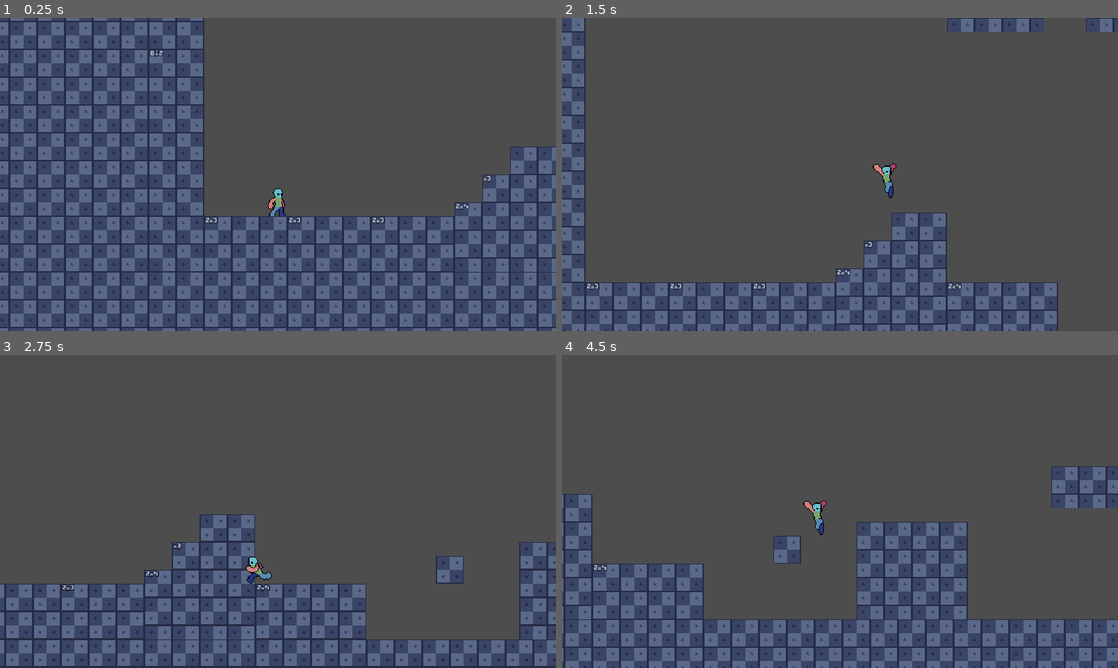
Above: before the commit, frames 1-4 (two rows, left to right).
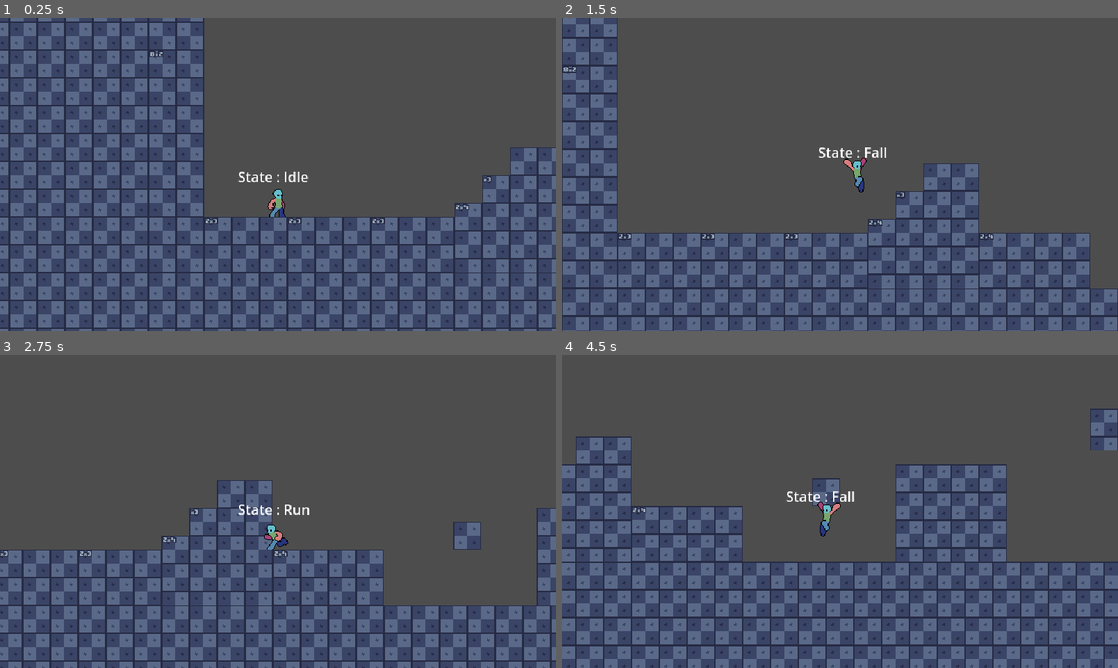
Above: after the commit, the same moments.

Repository: MattDev97/ProjectDelivery
Game: Godot game, scene res://Main.tscn
Two runs of this game, one before a commit and one after it. Both use one fixed random seed, a clock stepped at 60 frames per second and the inputs below.
Inputs:
- Up to frame 1 (0.25 s): no input
- Up to frame 2 (1.5 s): hold D (move_right) from 0.53 s (still down); tap Space (jump) at 0.6, 0.77, 1.07, 1.35 s
- Up to frame 3 (2.75 s): tap Space (jump) at 1.52, 1.82, 2.1 s; release D (move_right) at 2.03 s; hold A (move_left) from 2.03 s (still down)
- Up to frame 4 (4.5 s): release A (move_left) at 2.78 s; hold D (move_right) 2.78-4.28 s; tap Space (jump) at 2.85, 3.02, 3.32, 3.6, 3.77, 4.07, 4.35 s; hold A (move_left) from 4.28 s (still down)

The runs differ from the first frame. In frame 1, 7.0% of the frame differs, in the area x 0-100%, y 0-100%; in frame 2, 34%; in frame 3, 29%; in frame 4, 47%, in the area x 0-100%, y 17-100%.

Commit message:
Reorganized states to Idle, Jump, Run, Fall.  Starting on attack state

Diff:
--- a/scenes/components/advanced_jump_component.gd
+++ b/scenes/components/advanced_jump_component.gd
@@ -12,14 +12,9 @@
 var is_jumping: bool = false
 var last_frame_on_floor: bool = false
 
-func has_just_landed(body: CharacterBody2D) -> bool:
-	return body.is_on_floor() and not last_frame_on_floor and is_jumping
-
 func is_allowed_to_jump(body: CharacterBody2D, want_to_jump: bool) -> bool:
 	return want_to_jump and (
 			(body.is_on_floor() or not coyote_timer.is_stopped())
-				and
-			body.get_node("CharacterStateMachine").check_if_can_jump()
 		)
 
 func has_just_stepped_off_ledge(body: CharacterBody2D) -> bool:
--- a/scenes/components/advanced_jump_component.tscn
+++ b/scenes/components/advanced_jump_component.tscn
@@ -8,9 +8,9 @@
 coyote_timer = NodePath("CoyoteTimer")
 
 [node name="JumpBufferTimer" type="Timer" parent="."]
-wait_time = 0.105
+wait_time = 0.059000000000000004
 one_shot = true
 
 [node name="CoyoteTimer" type="Timer" parent="."]
-wait_time = 0.103
+wait_time = 0.077
 one_shot = true
--- a/scenes/components/animation_component.gd
+++ b/scenes/components/animation_component.gd
@@ -18,6 +18,9 @@
 	else:
 		sprite.play('idle')
 
+func play_jump_animation() -> void:
+	sprite.play('jump')
+
 func handle_jump_animation(is_jumping: bool, is_falling: bool) -> void:
 	if is_jumping:
 		sprite.play('jump')
--- a/scenes/components/movement_component.gd
+++ b/scenes/components/movement_component.gd
@@ -7,7 +7,6 @@
 @export var ground_decel_speed: float = 70.0
 @export var air_accel_speed: float = 50.0
 @export var air_decel_speed: float = 45.0
-
 
 func handle_horizontal_movement(body: CharacterBody2D, direction: float) -> void:
 
--- a/scenes/player/Player.tscn
+++ b/scenes/player/Player.tscn
@@ -1,10 +1,12 @@
-[gd_scene load_steps=50 format=3 uid="uid://rv0j4ek8e0bq"]
+[gd_scene load_steps=65 format=3 uid="uid://rv0j4ek8e0bq"]
 
 [ext_resource type="Texture2D" uid="uid://cuc0hgso5b7he" path="res://assets/sprites/player/male_hero_template-idle.png" id="1_3c3w1"]
 [ext_resource type="Script" uid="uid://bl4noxsft20wy" path="res://scenes/player/player.gd" id="1_wnvi2"]
 [ext_resource type="Texture2D" uid="uid://xmiyeiap6df6" path="res://assets/sprites/player/male_hero_template-slide.png" id="2_aqcbf"]
 [ext_resource type="Texture2D" uid="uid://dl7q2h74bfkpu" path="res://assets/sprites/player/male_hero_template-run.png" id="2_wnvi2"]
 [ext_resource type="Texture2D" uid="uid://c5yqy42ckfunf" path="res://assets/sprites/player/male_hero_template-fall_loop.png" id="3_gskgj"]
+[ext_resource type="Texture2D" uid="uid://cgl38ftceuk2b" path="res://assets/sprites/player/male_hero_template-combo_1.png" id="3_v5i4m"]
+[ext_resource type="Texture2D" uid="uid://dfq68nafw73wg" path="res://assets/sprites/player/male_hero_template-combo_1_end.png" id="4_p1lr0"]
 [ext_resource type="Texture2D" uid="uid://fkbhjbyab44i" path="res://assets/sprites/player/male_hero_template-jump.png" id="5_06mnu"]
 [ext_resource type="PackedScene" uid="uid://dk0h5acav7nc6" path="res://scenes/components/gravity.tscn" id="7_npwbq"]
 [ext_resource type="PackedScene" uid="uid://db5rxj6t7jqk4" path="res://scenes/components/movement_component.tscn" id="8_pn6s4"]
@@ -13,10 +15,43 @@
 [ext_resource type="PackedScene" uid="uid://cvatfdkchnop2" path="res://scenes/components/jump_component.tscn" id="11_5stf6"]
 [ext_resource type="PackedScene" uid="uid://cybaqaepqsu8" path="res://scenes/components/advanced_jump_component.tscn" id="12_180ig"]
 [ext_resource type="Script" uid="uid://fiaq6np0wfbp" path="res://scenes/player/character_state_machine.gd" id="13_20koh"]
-[ext_resource type="Script" uid="uid://d1rvctk2gowqy" path="res://scenes/player/running_state.gd" id="16_pi3ps"]
-[ext_resource type="Script" uid="uid://dx5r6aspfrw10" path="res://scenes/player/ground_state.gd" id="16_v5i4m"]
-[ext_resource type="Script" uid="uid://enk6ftwhrebu" path="res://scenes/player/air_state.gd" id="20_p1lr0"]
-[ext_resource type="Script" uid="uid://s4nhvb0s0jgc" path="res://scenes/player/landing_state.gd" id="21_ro0t8"]
+[ext_resource type="Script" uid="uid://chhd6vawmamo8" path="res://scenes/player/state_debug_label.gd" id="16_8qjgm"]
+[ext_resource type="Script" uid="uid://cn1pkipx1ex5s" path="res://scenes/player/health_component.gd" id="16_ro0t8"]
+[ext_resource type="Script" uid="uid://cddsa4jqrpo6b" path="res://scenes/player/states/idle_state.gd" id="17_kswpp"]
+[ext_resource type="Script" uid="uid://c387lvipjtw6o" path="res://scenes/player/hurtbox_component.gd" id="17_p1lr0"]
+[ext_resource type="Script" uid="uid://b4n34k5okmtue" path="res://scenes/player/states/run_state.gd" id="18_2xrq6"]
+[ext_resource type="Script" uid="uid://b388w2xausnuh" path="res://scenes/player/hitbox_component.gd" id="18_ro0t8"]
+[ext_resource type="Script" uid="uid://doqw2wb1ceh2l" path="res://scenes/player/states/jump_state.gd" id="19_pi3ps"]
+[ext_resource type="Script" uid="uid://cj7ptn52jmw5q" path="res://scenes/player/states/fall_state.gd" id="20_kswpp"]
+[ext_resource type="Script" uid="uid://bqcdalmpfc5qk" path="res://scenes/player/attack_state.gd" id="24_8nn5r"]
+
+[sub_resource type="AtlasTexture" id="AtlasTexture_8nn5r"]
+atlas = ExtResource("3_v5i4m")
+region = Rect2(0, 0, 128, 128)
+
+[sub_resource type="AtlasTexture" id="AtlasTexture_kvwax"]
+atlas = ExtResource("3_v5i4m")
+region = Rect2(128, 0, 128, 128)
+
+[sub_resource type="AtlasTexture" id="AtlasTexture_x3qp0"]
+atlas = ExtResource("3_v5i4m")
+region = Rect2(256, 0, 128, 128)
+
+[sub_resource type="AtlasTexture" id="AtlasTexture_76i7i"]
+atlas = ExtResource("4_p1lr0")
+region = Rect2(0, 0, 128, 128)
+
+[sub_resource type="AtlasTexture" id="AtlasTexture_mndc6"]
+atlas = ExtResource("4_p1lr0")
+region = Rect2(128, 0, 128, 128)
+
+[sub_resource type="AtlasTexture" id="AtlasTexture_1hh02"]
+atlas = ExtResource("4_p1lr0")
+region = Rect2(256, 0, 128, 128)
+
+[sub_resource type="AtlasTexture" id="AtlasTexture_5ttev"]
+atlas = ExtResource("4_p1lr0")
+region = Rect2(384, 0, 128, 128)
 
 [sub_resource type="AtlasTexture" id="AtlasTexture_mlfor"]
 atlas = ExtResource("2_aqcbf")
@@ -140,6 +175,32 @@
 
 [sub_resource type="SpriteFrames" id="SpriteFrames_yu5hk"]
 animations = [{
+"frames": [{
+"duration": 1.0,
+"texture": SubResource("AtlasTexture_8nn5r")
+}, {
+"duration": 1.0,
+"texture": SubResource("AtlasTexture_kvwax")
+}, {
+"duration": 1.0,
+"texture": SubResource("AtlasTexture_x3qp0")
+}, {
+"duration": 1.0,
+"texture": SubResource("AtlasTexture_76i7i")
+}, {
+"duration": 1.0,
+"texture": SubResource("AtlasTexture_mndc6")
+}, {
+"duration": 1.0,
+"texture": SubResource("AtlasTexture_1hh02")
+}, {
+"duration": 1.0,
+"texture": SubResource("AtlasTexture_5ttev")
+}],
+"loop": true,
+"name": &"attack",
+"speed": 12.0
+}, {
 "frames": [{
 "duration": 1.0,
 "texture": SubResource("AtlasTexture_mlfor")
@@ -218,7 +279,7 @@
 }],
 "loop": true,
 "name": &"jump",
-"speed": 15.0
+"speed": 12.0
 }, {
 "frames": [{
 "duration": 1.0,
@@ -259,55 +320,89 @@
 [sub_resource type="CapsuleShape2D" id="CapsuleShape2D_83hs8"]
 radius = 6.0
 
+[sub_resource type="CapsuleShape2D" id="CapsuleShape2D_ro0t8"]
+radius = 17.0
+height = 46.0
+
 [node name="Player" type="CharacterBody2D" node_paths=PackedStringArray("gravity_component", "input_component", "movement_component", "animation_component", "jump_component")]
 collision_layer = 2
 script = ExtResource("1_wnvi2")
-gravity_component = NodePath("gravity_component")
+gravity_component = NodePath("GravityComponent")
 input_component = NodePath("InputComponent")
 movement_component = NodePath("MovementComponent")
-animation_component = NodePath("animation_component")
+animation_component = NodePath("AnimationComponent")
 jump_component = NodePath("AdvancedJumpComponent")
+
+[node name="StateDebugLabel" type="Label" parent="." node_paths=PackedStringArray("state_machine")]
+offset_left = -46.0
+offset_top = -58.0
+offset_right = 63.0
+offset_bottom = -35.0
+text = "State:"
+script = ExtResource("16_8qjgm")
+state_machine = NodePath("../CharacterStateMachine")
 
 [node name="AnimatedSprite2D" type="AnimatedSprite2D" parent="."]
 position = Vector2(0, -16)
 sprite_frames = SubResource("SpriteFrames_yu5hk")
-animation = &"jump"
+animation = &"attack"
 autoplay = "idle"
-frame_progress = 0.9518906
+frame_progress = 0.034209933
 
 [node name="Idle Col" type="CollisionShape2D" parent="."]
 position = Vector2(0, -15)
 shape = SubResource("CapsuleShape2D_83hs8")
 
-[node name="gravity_component" parent="." instance=ExtResource("7_npwbq")]
+[node name="Attack Col" type="CollisionShape2D" parent="."]
+position = Vector2(28, -18)
+rotation = 1.5707964
+shape = SubResource("CapsuleShape2D_ro0t8")
+
+[node name="GravityComponent" parent="." instance=ExtResource("7_npwbq")]
 
 [node name="MovementComponent" parent="." instance=ExtResource("8_pn6s4")]
 
 [node name="InputComponent" parent="." instance=ExtResource("9_7oing")]
 
-[node name="animation_component" parent="." node_paths=PackedStringArray("sprite") instance=ExtResource("10_7oing")]
+[node name="AnimationComponent" parent="." node_paths=PackedStringArray("sprite") instance=ExtResource("10_7oing")]
 sprite = NodePath("../AnimatedSprite2D")
 
 [node name="JumpComponent" parent="." instance=ExtResource("11_5stf6")]
 
 [node name="AdvancedJumpComponent" parent="." instance=ExtResource("12_180ig")]
 
-[node name="CharacterStateMachine" type="Node" parent="." node_paths=PackedStringArray("character", "current_state")]
+[node name="HealthComponent" type="Node" parent="."]
+script = ExtResource("16_ro0t8")
+
+[node name="HurtboxComponent" type="Node" parent="." node_paths=PackedStringArray("health_component")]
+script = ExtResource("17_p1lr0")
+health_component = NodePath("../HealthComponent")
+
+[node name="HitboxComponent" type="Node" parent="."]
+script = ExtResource("18_ro0t8")
+
+[node name="CharacterStateMachine" type="Node" parent="." node_paths=PackedStringArray("character", "current_state", "movement_component", "jump_component", "gravity_component", "animation_component")]
 script = ExtResource("13_20koh")
 character = NodePath("..")
-current_state = NodePath("GroundState")
-
-[node name="GroundState" type="Node" parent="CharacterStateMachine"]
-script = ExtResource("16_v5i4m")
-
-[node name="Running" type="Node" parent="CharacterStateMachine"]
-script = ExtResource("16_pi3ps")
-
-[node name="Ground" type="Node" parent="CharacterStateMachine"]
-script = ExtResource("16_v5i4m")
-
-[node name="Air" type="Node" parent="CharacterStateMachine"]
-script = ExtResource("20_p1lr0")
-
-[node name="Landing" type="Node" parent="CharacterStateMachine"]
-script = ExtResource("21_ro0t8")
+current_state = NodePath("Idle")
+movement_component = NodePath("../MovementComponent")
+jump_component = NodePath("../AdvancedJumpComponent")
+gravity_component = NodePath("../GravityComponent")
+animation_component = NodePath("../AnimationComponent")
+
+[node name="Idle" type="Node" parent="CharacterStateMachine"]
+script = ExtResource("17_kswpp")
+
+[node name="Run" type="Node" parent="CharacterStateMachine"]
+script = ExtResource("18_2xrq6")
+
+[node name="Jump" type="Node" parent="CharacterStateMachine"]
+script = ExtResource("19_pi3ps")
+
+[node name="Fall" type="Node" parent="CharacterStateMachine"]
+script = ExtResource("20_kswpp")
+
+[node name="Attack" type="Node" parent="CharacterStateMachine"]
+script = ExtResource("24_8nn5r")
+
+[node name="Debug" type="Node" parent="."]
--- /dev/null
+++ b/scenes/player/attack_state.gd
@@ -0,0 +1,11 @@
+extends Node
+
+
+# Called when the node enters the scene tree for the first time.
+func _ready() -> void:
+	pass # Replace with function body.
+
+
+# Called every frame. 'delta' is the elapsed time since the previous frame.
+func _process(delta: float) -> void:
+	pass
--- a/scenes/player/character_state_machine.gd
+++ b/scenes/player/character_state_machine.gd
@@ -4,6 +4,12 @@
 
 @export var character : CharacterBody2D
 @export var current_state : State
+
+@export_subgroup("Components")
+@export var movement_component: MovementComponent
+@export var jump_component: AdvancedJumpComponent
+@export var gravity_component: GravityComponent
+@export var animation_component: AnimationComponent
 
 var states : Array[State]
 
@@ -13,6 +19,10 @@
 			states.append(child)
 
 			child.character = character
+			child.movement_component = movement_component
+			child.jump_component = jump_component
+			child.gravity_component = gravity_component
+			child.animation_component = animation_component
 		else:
 			push_warning("Child " + child.name + " is not a state for CharacterStateMachine.")
 
@@ -35,6 +45,9 @@
 		current_state.on_exit()
 		current_state.next_state = null
 
+		# Previous State
+		new_state.prev_state = current_state
+
 	current_state = new_state
 	current_state.on_enter()
 
--- a/scenes/player/ground_state.gd
+++ /dev/null
@@ -1,28 +0,0 @@
-extends State
-class_name GroundState
-
-func state_process(delta):
-	character.movement_component.handle_horizontal_movement(
-		character,
-		character.input_component.input_horizontal
-	)
-
-	character.jump_component.handle_jump_buffer(
-		character,
-		character.input_component.get_jump_input()
-	)
-
-	if character.jump_component.has_just_stepped_off_ledge(character):
-		character.jump_component.start_coyote_timer(character)
-
-	if !character.is_on_floor() && !character.jump_component.is_coyote_timer_running():
-		character.set_next_state("Air")
-
-	character.jump_component.set_last_frame_on_floor(character)
-
-func state_input(event):
-	if character.jump_component.is_allowed_to_jump(
-		character,
-		character.input_component.get_jump_input()
-	):
-		character.jump_component.jump(character)
--- /dev/null
+++ b/scenes/player/health_component.gd
@@ -0,0 +1,19 @@
+# scenes/components/health_component.gd
+class_name HealthComponent
+extends Node
+
+signal on_death
+signal on_damage_taken(amount: int)
+
+@export var max_health: float = 100.0
+var current_health: float
+
+func _ready():
+	current_health = max_health
+
+func take_damage(amount: float):
+	current_health -= amount
+	on_damage_taken.emit(amount)
+
+	if current_health <= 0:
+		on_death.emit()
--- /dev/null
+++ b/scenes/player/hitbox_component.gd
@@ -0,0 +1,15 @@
+# scenes/components/hitbox_component.gd
+class_name HitboxComponent
+extends Area2D
+
+@export var damage_amount: float = 10.0
+
+func _ready():
+	collision_layer = 2 # Example: Is on Layer 2
+	collision_mask = 0
+	# Connect to Godot's built-in area_entered signal
+	area_entered.connect(_on_area_entered)
+
+func _on_area_entered(area):
+	if area is HurtboxComponent:
+		area.receive_hit(damage_amount)
--- /dev/null
+++ b/scenes/player/hurtbox_component.gd
@@ -0,0 +1,14 @@
+# scenes/components/hurtbox_component.gd
+class_name HurtboxComponent
+extends Area2D
+
+@export var health_component: HealthComponent
+
+func _ready():
+	# Standard collision layer for "things that take damage"
+	collision_layer = 0
+	collision_mask = 2 # Example: Detects Layer 2 (Hitboxes)
+
+func receive_hit(damage: float):
+	if health_component:
+		health_component.take_damage(damage)
--- a/scenes/player/player.gd
+++ b/scenes/player/player.gd
@@ -21,15 +21,15 @@
 @onready var state_machine: CharacterStateMachine = $CharacterStateMachine
 
 func _physics_process(delta) -> void:
-	gravity_component.handle_gravity(self, delta)
+	#gravity_component.handle_gravity(self, delta)
 	#movement_component.handle_horizontal_movement(self, input_component.input_horizontal)
 	#jump_component.handle_jump(self, input_component.get_jump_input(), input_component.get_jump_input_released())
 
 
-	if is_on_floor():
-		animation_component.handle_move_animation(input_component.input_horizontal)
+	#if is_on_floor():
+		#animation_component.handle_move_animation(input_component.input_horizontal)
 
-	animation_component.handle_jump_animation(jump_component.is_going_up, gravity_component.is_falling)
+	#animation_component.handle_jump_animation(jump_component.is_going_up, gravity_component.is_falling)
 
 	move_and_slide()
 
--- a/scenes/player/state.gd
+++ b/scenes/player/state.gd
@@ -7,7 +7,13 @@
 @export var can_jump : bool = true
 
 var character : CharacterBody2D
+var movement_component: MovementComponent
+var jump_component: AdvancedJumpComponent
+var gravity_component: GravityComponent
+var animation_component: AnimationComponent
+
 var next_state : State
+var prev_state : State
 
 func state_process(delta):
 	pass
--- /dev/null
+++ b/scenes/player/state_debug_label.gd
@@ -0,0 +1,8 @@
+extends Label
+
+@export var state_machine : CharacterStateMachine
+
+# Called every frame. 'delta' is the elapsed time since the previous frame.
+func _process(delta: float) -> void:
+	text = "State : " + state_machine.current_state.name
+	pass
--- a/scenes/player/air_state.gd
+++ b/scenes/player/states/air_state.gd
@@ -1,16 +1,16 @@
-extends State
+extends PlayerState
 class_name AirState
 
 func state_process(delta):
-	character.movement_component.handle_horizontal_movement(
-		character,
-		character.input_component.input_horizontal
-	)
-
-	character.jump_component.handle_jump_buffer(
-		character,
-		character.input_component.get_jump_input()
-	)
+	#character.movement_component.handle_horizontal_movement(
+		#character,
+		#character.input_component.input_horizontal
+	#)
+	#
+	#character.jump_component.handle_jump_buffer(
+		#character,
+		#character.input_component.get_jump_input()
+	#)
 
 	if(character.is_on_floor()):
 		character.set_next_state("Ground")
--- /dev/null
+++ b/scenes/player/states/fall_state.gd
@@ -0,0 +1,36 @@
+# scenes/player/fall_state.gd
+extends State
+class_name FallState
+
+func on_enter():
+	# If we came from Ground (Idle/Run), give us Coyote Time
+	# You can check the 'name' of the previous state if you track it,
+	# or just trust the jump component's logic.
+	print(prev_state)
+	if prev_state.name == 'Run' || prev_state.name == 'Idle':
+		print('start coyote timer')
+		jump_component.start_coyote_timer(character)
+
+	animation_component.handle_jump_animation(false, true)
+
+func state_process(delta):
+	gravity_component.handle_gravity(character, delta)
+
+	var direction = character.input_component.input_horizontal
+	movement_component.handle_horizontal_movement(character, direction)
+
+	# Buffer the jump (remember input if we press it right before landing)
+	jump_component.handle_jump_buffer(character, character.input_component.get_jump_input())
+
+	# Transition: Landed
+	if character.is_on_floor():
+		if direction != 0:
+			character.set_next_state("Run")
+		else:
+			character.set_next_state("Idle")
+
+	# Transition: Coyote Jump
+	# If we press jump AND the coyote timer is still valid
+	if character.input_component.get_jump_input() and jump_component.is_coyote_timer_running():
+		print('attempted coyote jump')
+		character.set_next_state("Jump")
--- /dev/null
+++ b/scenes/player/states/idle_state.gd
@@ -0,0 +1,24 @@
+# scenes/player/idle_state.gd
+extends State
+class_name IdleState
+
+func on_enter():
+	animation_component.handle_move_animation(0) # Play Idle anim
+
+func state_process(delta):
+	# Apply Gravity (Global rule, usually good to keep everywhere)
+	gravity_component.handle_gravity(character, delta)
+
+	# Decelerate to 0 since input is 0
+	movement_component.handle_horizontal_movement(character, 0)
+
+	# 1. Transition to Run
+	if character.input_component.input_horizontal != 0:
+		character.set_next_state("Run")
+
+	# 2. Transition to Jump
+	if character.input_component.get_jump_input():
+		character.set_next_state("Jump")
+
+	if !character.is_on_floor() && character.velocity.y > 0:
+		character.set_next_state("Fall")
--- /dev/null
+++ b/scenes/player/states/jump_state.gd
@@ -0,0 +1,27 @@
+# scenes/player/jump_state.gd
+extends State
+class_name JumpState
+
+func on_enter():
+	# Actually perform the jump force immediately
+	jump_component.jump(character)
+	# Trigger jump animation logic here if needed
+	animation_component.handle_jump_animation(true, false)
+
+func state_process(delta):
+	gravity_component.handle_gravity(character, delta)
+
+	# Air control
+	var direction = character.input_component.input_horizontal
+	movement_component.handle_horizontal_movement(character, direction)
+
+	# Variable Jump Height (releasing button cuts jump short)
+	if character.input_component.get_jump_input_released():
+		jump_component.handle_variable_jump_height(character, true)
+
+	# Transition: Falling
+	# If we started moving down, we are now falling
+	if character.velocity.y > 0:
+		character.set_next_state("Fall")
+	elif character.is_on_floor() && character.velocity.y == 0:
+		character.set_next_state("Idle") # or Run
--- /dev/null
+++ b/scenes/player/states/run_state.gd
@@ -0,0 +1,25 @@
+# scenes/player/run_state.gd
+extends State
+class_name RunState
+
+func on_enter():
+	# Animation handled by component in process, or force start here
+	pass
+
+func state_process(delta):
+	gravity_component.handle_gravity(character, delta)
+
+	var direction = character.input_component.input_horizontal
+	movement_component.handle_horizontal_movement(character, direction)
+	animation_component.handle_move_animation(direction)
+
+	# 1. Transition to Idle
+	if direction == 0:
+		character.set_next_state("Idle")
+
+	# 2. Transition to Jump
+	if character.input_component.get_jump_input():
+		character.set_next_state("Jump")
+
+	if !character.is_on_floor() && character.velocity.y > 0:
+		character.set_next_state("Fall")
Not shown, added: scenes/player/attack_state.gd.uid
Not shown, removed: scenes/player/ground_state.gd.uid
Not shown, added: scenes/player/health_component.gd.uid
Not shown, added: scenes/player/hitbox_component.gd.uid
Not shown, added: scenes/player/hurtbox_component.gd.uid
Not shown, added: scenes/player/state_debug_label.gd.uid
Renamed: scenes/player/air_state.gd.uid -> scenes/player/states/air_state.gd.uid
Renamed: scenes/player/crouching_state.gd -> scenes/player/states/crouching_state.gd
Renamed: scenes/player/crouching_state.gd.uid -> scenes/player/states/crouching_state.gd.uid
Not shown, added: scenes/player/states/fall_state.gd.uid
Not shown, added: scenes/player/states/idle_state.gd.uid
Not shown, added: scenes/player/states/jump_state.gd.uid
(and 1 more such lines)
